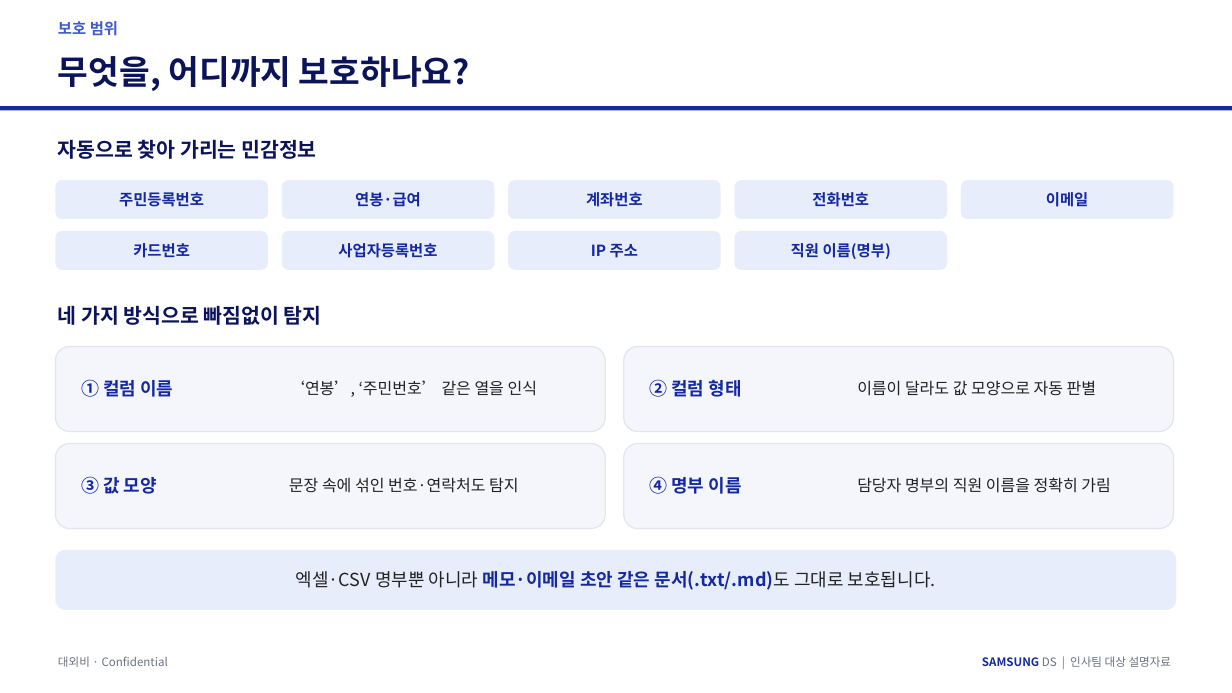
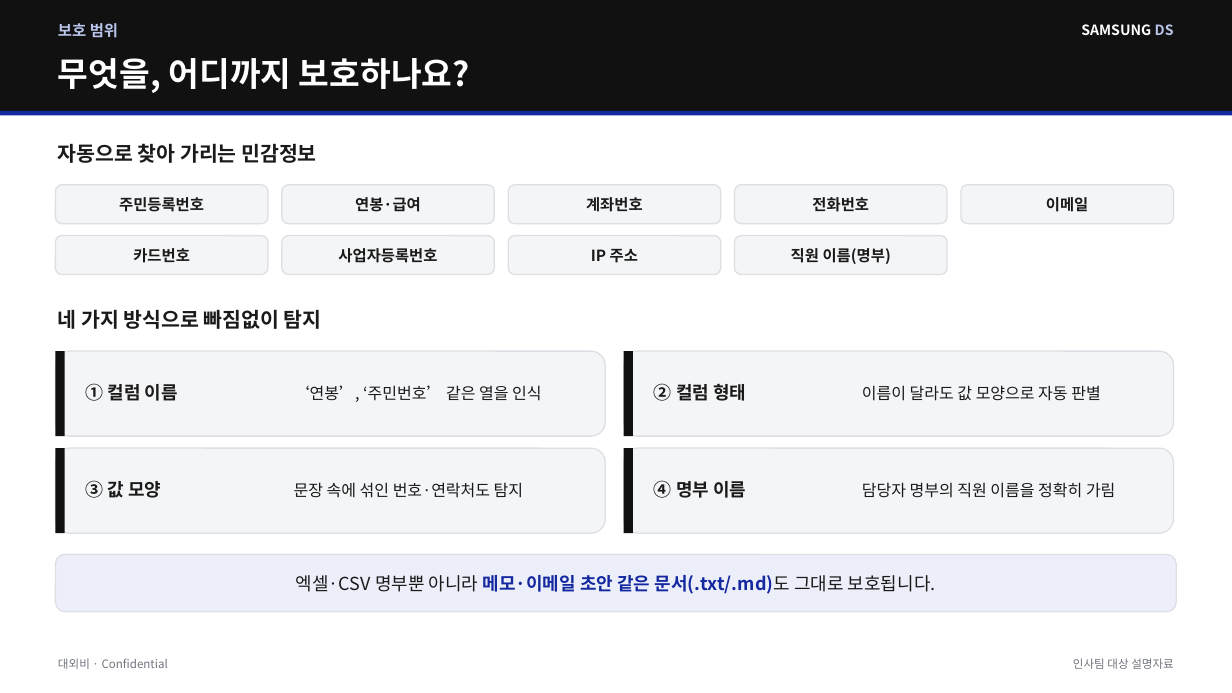
Before and after one commit to kos2001/pii-encryption-gateway, a slide deck: slide 5 of claudedocs/PII_게이트웨이_인사팀_설명.pptx. Drawn at 1232x693 pixels with LibreOffice and Linux fonts; fonts in the diff are those of the drawing. Boxes give left, top, right and bottom in pixels: in the first picture for what was removed or moved away, otherwise in the second. Text is boxed around its words. In the diff, an @@ line names an element or a change of style, - is before the commit and + after.

```diff
--- a/claudedocs/PII_게이트웨이_인사팀_설명.pptx
+++ b/claudedocs/PII_게이트웨이_인사팀_설명.pptx
@@ rectangle: place and size @@
-rectangle at (0,106,1232,110)
+rectangle at (0,0,1232,111)
@@ rectangle at (0,0,1232,111): fill #1428A0 to #111111 @@
@@ text "보호 범위" at (58,23,118,38): text colour #3E5CD0 to #B9C4EA @@
@@ text added at (1081,24,1174,35), 11 pt, text #FFFFFF, bold @@
+SAMSUNG DS
@@ text "무엇을, 어디까지 보호하나요?" at (58,58,470,93): text colour #0B145A to #FFFFFF @@
@@ rectangle added at (0,111,1232,116), fill #1428A0 @@
@@ text "자동으로 찾아 가리는 민감정보" at (58,143,316,163): text colour #0B145A to #1A1A1A @@
@@ text colour #1428A0 to #1A1A1A; fill #E8EDFB to #F4F5F7; outline none to #DDDFE4 1 pt in 9 elements at (55,185,268,224), (282,185,494,224), (508,185,721,224), (735,185,947,224), (961,185,1174,224), (55,236,268,274), (282,236,494,274), (508,236,721,274), (735,236,947,274) @@
@@ text "네 가지 방식으로 빠짐없이 탐지" at (58,309,322,329): text colour #0B145A to #1A1A1A @@
@@ rectangle added at (55,351,65,436), fill #111111 @@
@@ rounded rectangle: place and size @@
-rounded rectangle at (55,444,605,529)
+rounded rectangle at (624,351,1174,436)
@@ rounded rectangle removed at (624,347,1174,432) @@
@@ rectangle added at (624,351,633,436), fill #111111 @@
@@ rounded rectangle added at (55,448,605,533), fill #F4F5F7, outline #DDDFE4 1 pt @@
@@ rectangle added at (55,448,65,533), fill #111111 @@
@@ 12 rounded rectangles: place and size @@
-12 rounded rectangles at (55,180,1177,610)
+12 rounded rectangles at (55,185,1177,612)
@@ fill #F4F6FB to #F4F5F7; outline #E2E6F0 1 pt to #DDDFE4 1 pt in 3 elements at (624,351,1174,436), (55,351,605,436), (624,448,1174,533) @@
@@ rectangle added at (624,448,633,533), fill #111111 @@
@@ text colour #1428A0 to #1A1A1A in 4 elements at (86,383,178,401), (86,480,161,498), (654,383,746,401), (654,480,746,498) @@
@@ text colour #222222 to #1A1A1A in 4 elements at (294,385,541,402), (862,385,1100,401), (294,482,523,498), (862,482,1115,498) @@
@@ rounded rectangle "엑셀·CSV 명부뿐 아니라 메모·이메일 초안 ..." at (55,555,1177,612): text colour #222222 to #1A1A1A in "엑셀·CSV 명부뿐 아니라 문서(.txt/.md)도 그대로 보호됩니다."; fill #E8EDFB to #ECEFF9; outline none to #DDDFE4 1 pt @@
@@ text "대외비 · Confidential" at (58,658,168,669): text colour #6B7280 to #70747C @@
@@ text at (1073,658,1174,669): text changed; text colour #6B7280 to #70747C @@
-SAMSUNG DS | 인사팀 대상 설명자료
+인사팀 대상 설명자료
```
Also in this commit, not shown: 8 other slides changed, 1 other file.
